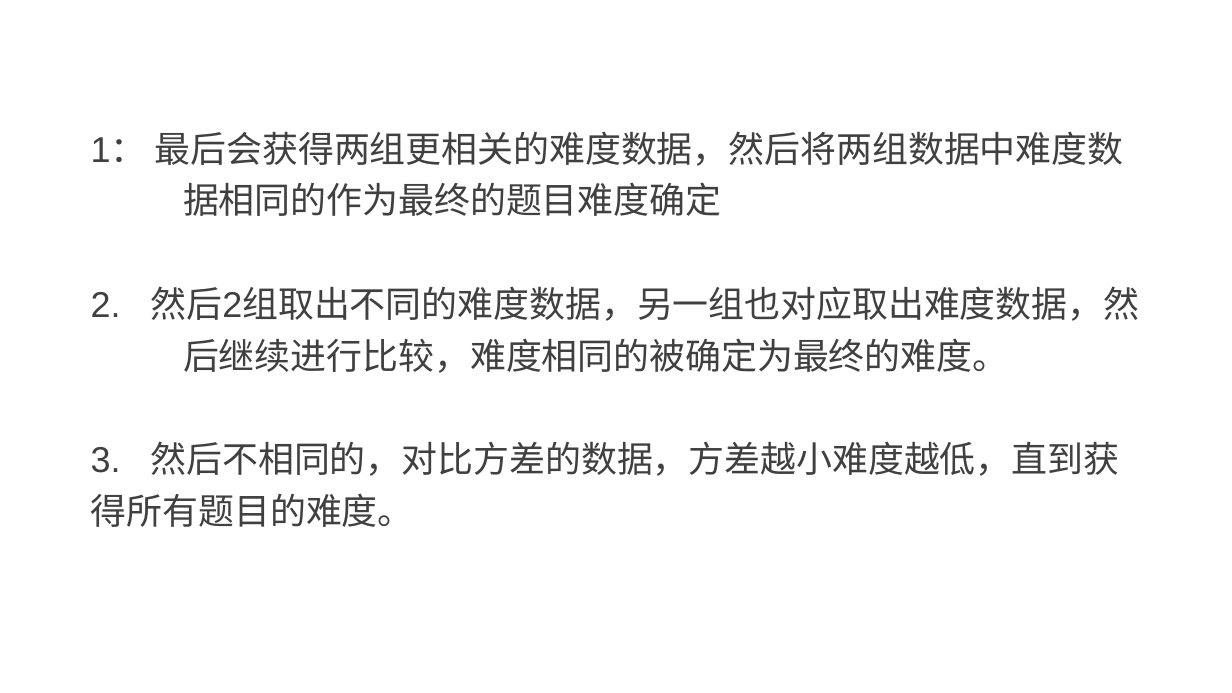
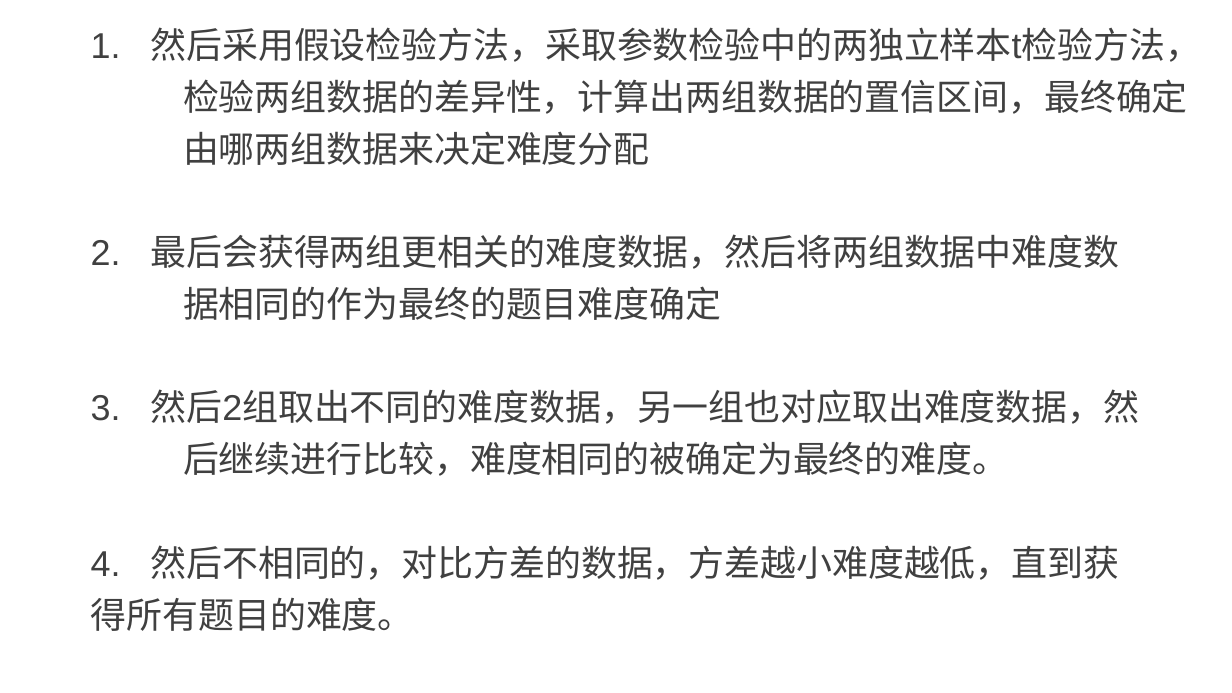
Before and after one commit to zbxd001/python_data, a slide deck: slide 6 of 汇报.pptx. Drawn at 1232x693 pixels with LibreOffice and Linux fonts; fonts in the diff are those of the drawing. Boxes give left, top, right and bottom in pixels: in the first picture for what was removed or moved away, otherwise in the second. Text is boxed around its words. In the diff, an @@ line names an element or a change of style, - is before the commit and + after.

Commit message:
更新

```diff
--- a/汇报.pptx
+++ b/汇报.pptx
@@ text "1. 然后采用假设检验方法，采取参数检验中的两独立样本t检验方法，": place and size @@
-text "1. 然后采用假设检验方法，采取参数检验中的两独立样本t检验方法，" at (91, 131, 1140, 527)
+text "1. 然后采用假设检验方法，采取参数检验中的两独立样本t检验方法，" at (91, 27, 1202, 631)
@@ text at (91, 27, 1202, 269): text changed @@
-1： 最后会获得两组更相关的难度数据，然后将两组数据中难度数
+1. 然后采用假设检验方法，采取参数检验中的两独立样本t检验方法，
+检验两组数据的差异性，计算出两组数据的置信区间，最终确定
+由哪两组数据来决定难度分配
+2. 最后会获得两组更相关的难度数据，然后将两组数据中难度数
@@ text at (91, 389, 1140, 424): text changed @@
-2. 然后2组取出不同的难度数据，另一组也对应取出难度数据，然
+3. 然后2组取出不同的难度数据，另一组也对应取出难度数据，然
@@ text at (91, 545, 1120, 580): text changed @@
-3. 然后不相同的，对比方差的数据，方差越小难度越低，直到获
+4. 然后不相同的，对比方差的数据，方差越小难度越低，直到获
```
